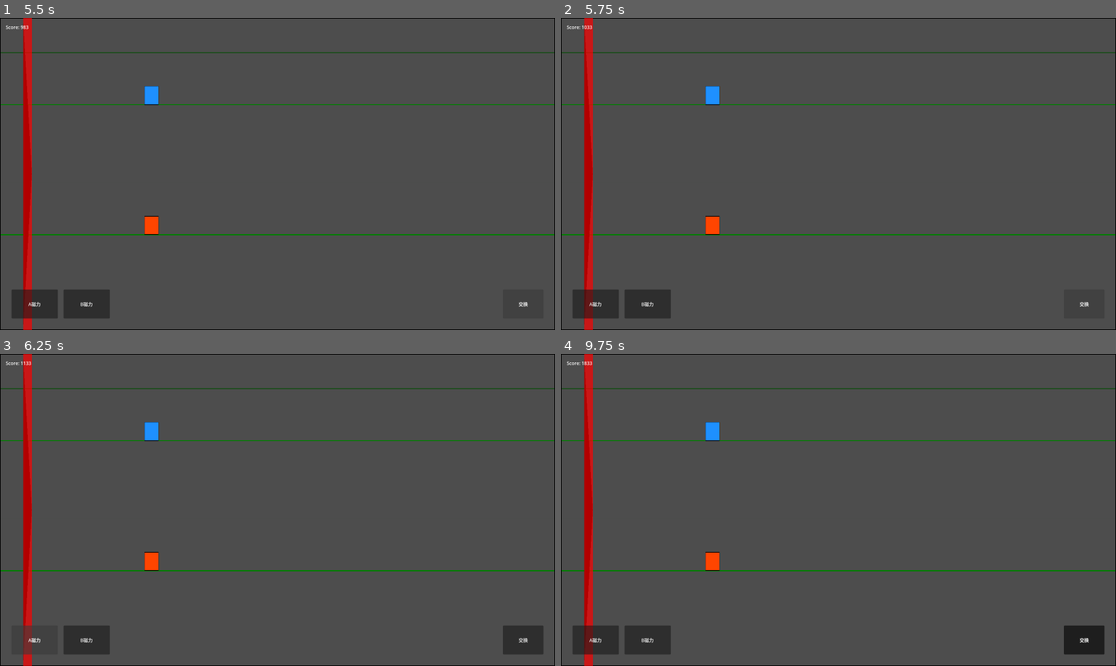
Above: before the commit, frames 1-4 (two rows, left to right).
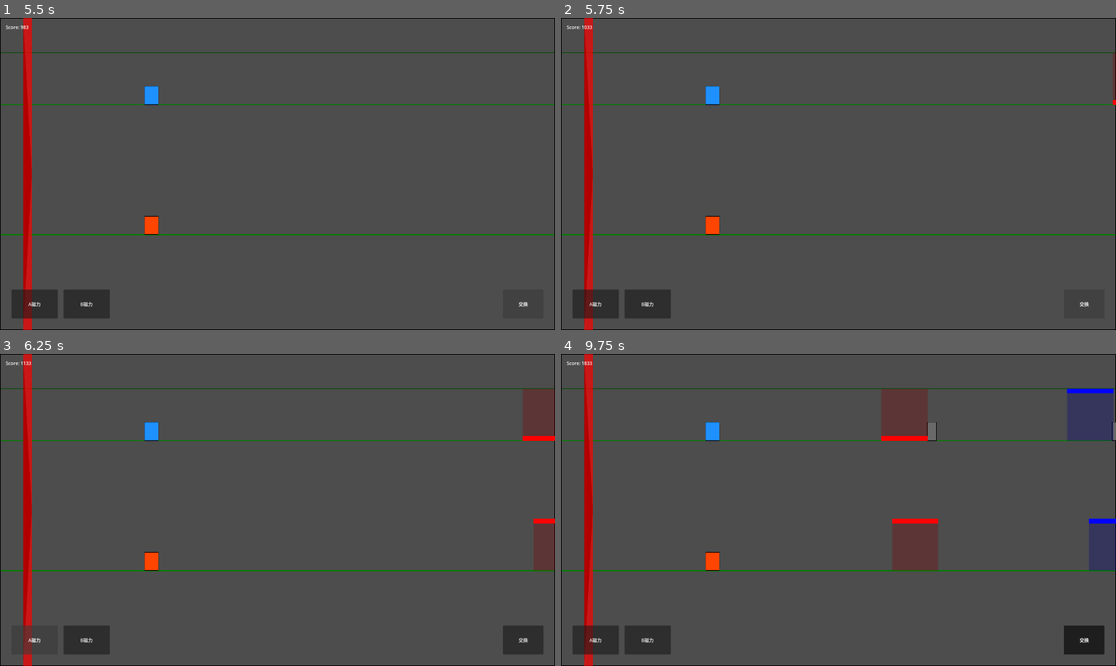
Above: after the commit, the same moments.

Repository: GeorgeMee/Magnetix
Game: Godot game, scene res://src/scenes/ui/start_menu.tscn
The game is run twice, just before and just after one commit, with the same random seed, the same clock (stepped at 60 frames per second) and the same inputs.
Inputs:
- Up to frame 1 (5.5 s): click "开始游戏" at 0.5 s; click "A磁力" at 1.25 s; click "B磁力" at 2 s; click "交换" at 2.75 s; click "A磁力" at 3.5 s; click "B磁力" at 4.25 s; click "交换" at 5 s
- Up to frame 2 (5.75 s): no input
- Up to frame 3 (6.25 s): click "A磁力" at 5.75 s
- Up to frame 4 (9.75 s): click "B磁力" at 6.5 s; click "交换" at 7.25 s; hold Q (magnetism_a) 8.03-8.78 s; tap W (magnetism_b) at 8.85 s; hold Space (swap) from 9.53 s (still down)

Frame 1 is identical in both runs. In frame 2, less than 0.1% of the frame differs, in the area x 99-100%, y 11-28%; in frame 3, 0.2%; in frame 4, 0.7%, in the area x 57-100%, y 11-70%.
Error before the commit: Parse Error: Cannot infer the type of "placement" variable because the value doesn't have a set type. (res://src/scripts/game/chunk_spawner.gd:44)

Commit message:
Fix type inference in chunk_spawner

Diff:
--- a/src/scripts/game/chunk_spawner.gd
+++ b/src/scripts/game/chunk_spawner.gd
@@ -34,16 +34,16 @@
 	if rng.randi_range(0, 2) == 0:
 		_spawn_wall(world_x + 300, 1)
 
-	var placements := [Magnet.Placement.CEILING, Magnet.Placement.FLOOR]
-	var polarities := [Magnet.Polarity.NORTH, Magnet.Polarity.SOUTH]
+	var placements : Array[Magnet.Placement] = [Magnet.Placement.CEILING, Magnet.Placement.FLOOR]
+	var polarities : Array[Magnet.Polarity] = [Magnet.Polarity.NORTH, Magnet.Polarity.SOUTH]
 
 	for lane in [0, 1]:
 		var count := rng.randi_range(1, 2)
 		for _i in range(count):
 			var offset := rng.randf_range(0, chunk_width - 200)
-			var placement := placements[rng.randi_range(0, 1)]
-			var polarity := polarities[rng.randi_range(0, 1)]
-			_spawn_magnet(world_x + offset, lane, placement, polarity, 160.0)
+			var p_place : Magnet.Placement = placements[rng.randi_range(0, 1)]
+			var p_pol : Magnet.Polarity = polarities[rng.randi_range(0, 1)]
+			_spawn_magnet(world_x + offset, lane, p_place, p_pol, 160.0)
 
 func _spawn_wall(world_x : float, lane : int) -> void:
 	var wall := wall_scene.instantiate() as Wall
